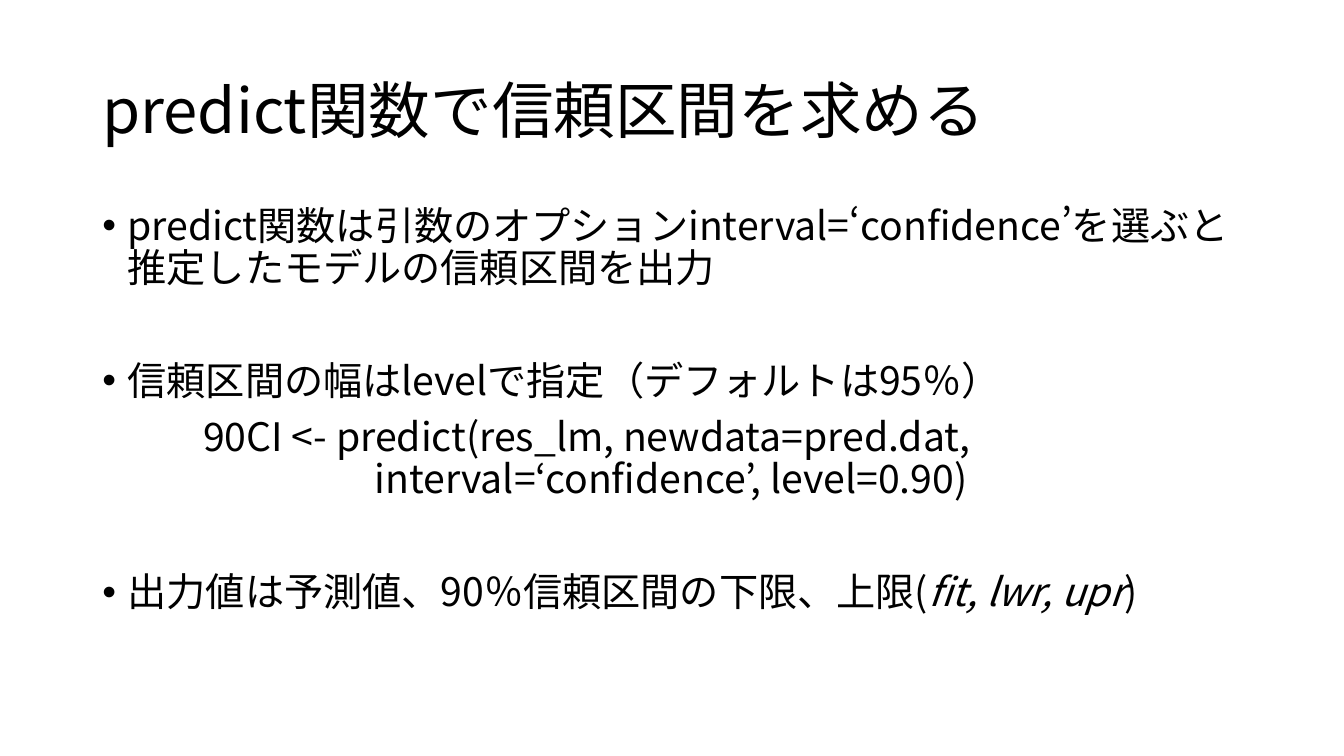
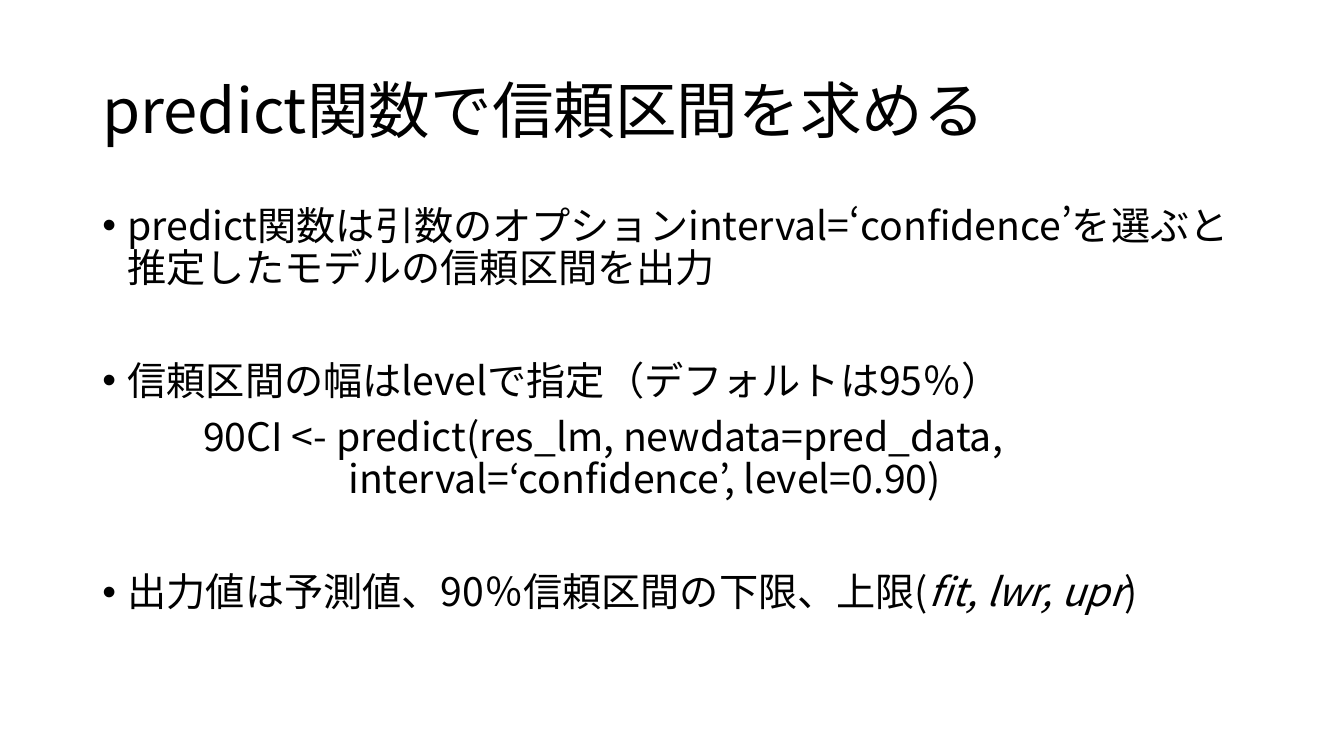
Before and after one commit to KoHMB/Shigen_kensyu_FRA, a slide deck: slide 8 of R/スライド/第23回.pptx (slide 7 before the commit). Drawn at 1344x756 pixels with LibreOffice and Linux fonts; fonts in the diff are those of the drawing. Boxes give left, top, right and bottom in pixels: in the first picture for what was removed or moved away, otherwise in the second. Text is boxed around its words. In the diff, an @@ line names an element or a change of style, - is before the commit and + after.

```diff
--- a/R/スライド/第23回.pptx
+++ b/R/スライド/第23回.pptx
@@ text at [203, 419, 1003, 501]: text changed @@
-90CI <- predict(res_lm, newdata=pred.dat, interval=‘confidence’, level=0.90)
+90CI <- predict(res_lm, newdata=pred_data, interval=‘confidence’, level=0.90)
```
Also in this commit, not shown: 3 other slides changed, 1 slide added, 9 other files.
